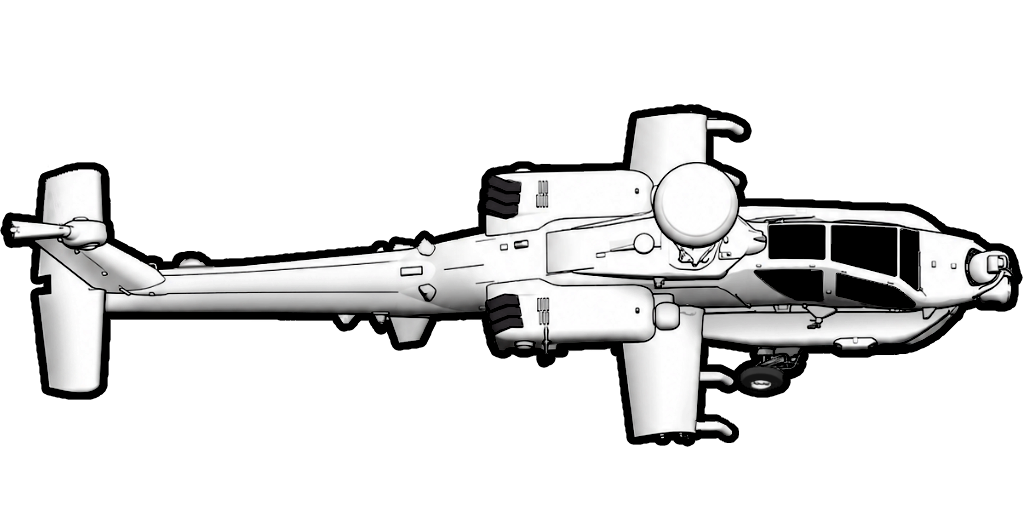
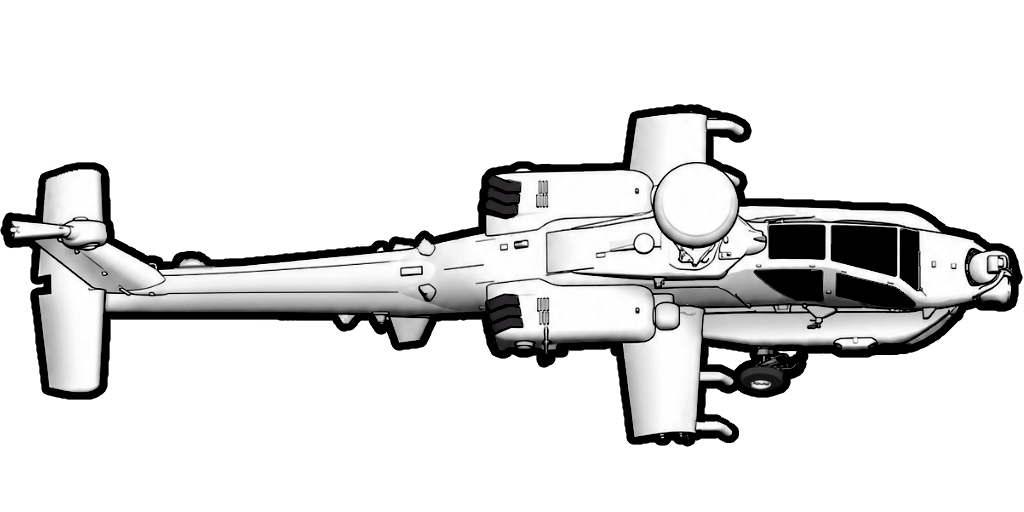
Layered file, before and after one edit (1024x512). Changes by layer:
painted on "DETAIL" over [772, 342, 803, 359]
painted on "Layer 5" over [766, 344, 804, 365]
